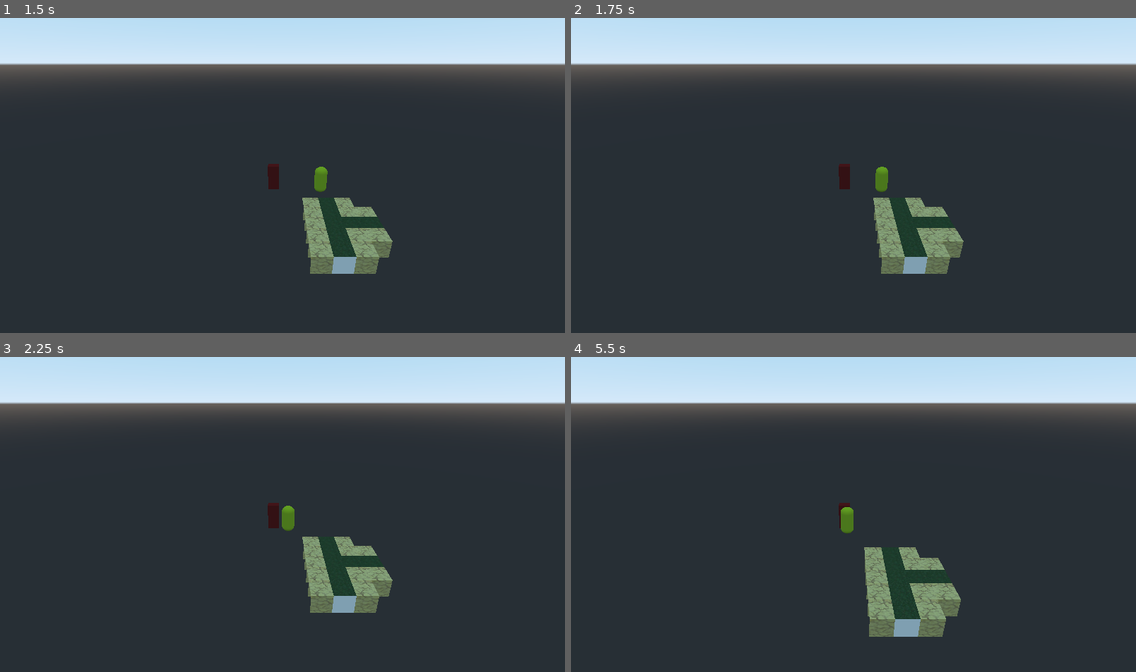
Above: before the commit, frames 1-4 (two rows, left to right).
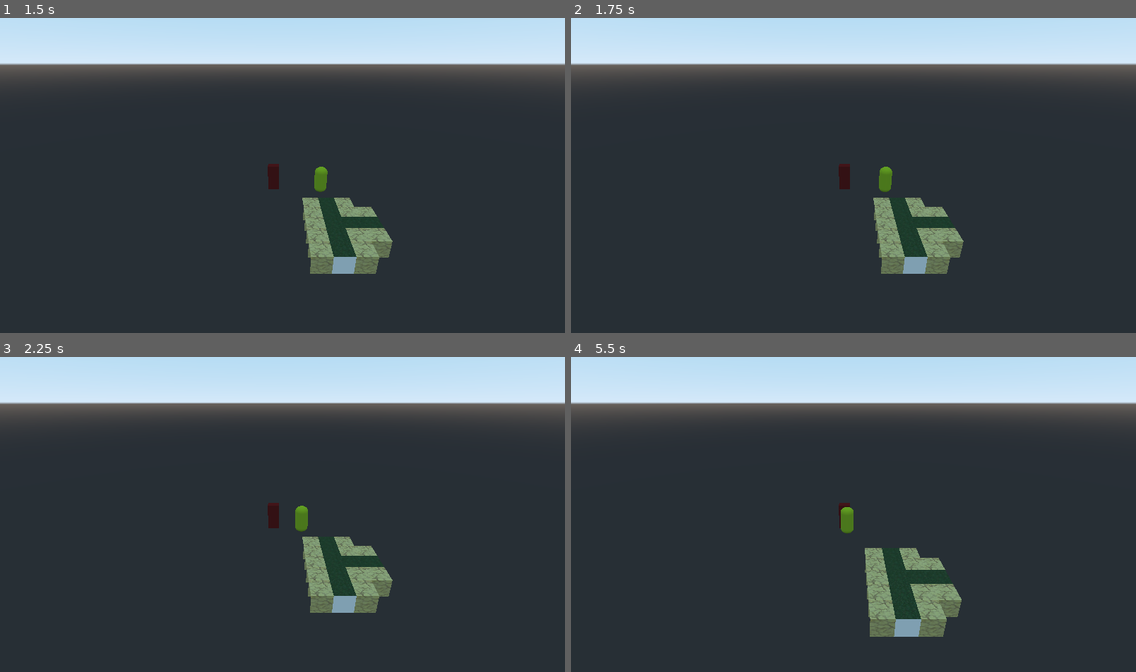
Above: after the commit, the same moments.

Repository: SkyanSam/CodedayFall2021
Game: Godot game, scene res://Game.tscn
Same seed, same stepped clock (60 frames per second), same inputs: the game is played once before the commit and once after it. The project has no main scene, so this scene is started directly.
Inputs:
- Up to frame 1 (1.5 s): hold A (a) 0.53-1.28 s; tap D (d) at 0.8, 1.35 s
- Up to frame 2 (1.75 s): tap Space (hair_blow) at 1.55 s
- Up to frame 3 (2.25 s): hold Space (hair_blow) from 2.03 s (still down)
- Up to frame 4 (5.5 s): tap S (s) at 2.3, 2.85 s; release Space (hair_blow) at 2.78 s; tap W (w) at 3.05 s; hold W (w) 3.53-4.28 s; tap A (a) at 3.8, 4.35 s; tap D (d) at 4.55 s; tap Enter at 5 s; hold D (d) from 5.03 s (still down); tap Space (hair_blow) at 5.3 s

Frame 1 is identical in both runs. In frame 2, 0.1% of the frame differs, in the area x 53-57%, y 47-56%; in frame 3, 0.3%; in frame 4, 0.4%, in the area x 51-70%, y 60-89%.

Commit message:
edits to hair blower effect?

Diff:
--- a/CodedayFall2021/Entities/Player.gd
+++ b/CodedayFall2021/Entities/Player.gd
@@ -7,6 +7,7 @@
 var velocity = Vector3()
 var degree_margin = 30
 var last_velocity = Vector3.ONE
+export var speed = 100
 # Called when the node enters the scene tree for the first time.
 func _ready():#setup
 	pass # Replace with function body.
@@ -20,13 +21,13 @@
 
 
 	if Input.get_action_strength("s"):
-		velocity.z = 100*delta
+		velocity.z = speed*delta
 	if Input.get_action_strength("a"):
-		velocity.x = -100*delta
+		velocity.x = -speed*delta
 	if Input.get_action_strength("w"):
-		velocity.z = -100*delta
+		velocity.z = -speed*delta
 	if Input.get_action_strength("d"):
-		velocity.x = 100*delta
+		velocity.x = speed*delta
 	#if Input.get_action_strength("ui_select") and $RayCast.is_colliding():
 			#velocity.y = 250*delta
 # warning-ignore:return_value_discarded
@@ -35,11 +36,15 @@
 		last_velocity = velocity
 
 	if (Input.get_action_strength("hair_blow")):
-
+		var vect = Vector2()
+		vect.angle()
 		for e in get_tree().get_nodes_in_group("Enemies"):
 			var diff = (e.translation - translation).normalized()
-			var enemy_dir_angle = rad2deg(atan2(diff.x, diff.y))
-			var player_dir_angle = rad2deg(atan2(last_velocity.normalized().x, last_velocity.normalized().y))
+			var diff2d = Vector2(diff.x, diff.z)
+			var enemy_dir_angle = rad2deg(diff2d.angle()) + 180
+			var last_velocity2d = Vector2(last_velocity.x, last_velocity.z)
+			var player_dir_angle = rad2deg(last_velocity2d.normalized().angle())
+			print("Hair dry with e" + str(enemy_dir_angle) + " and p" + str(player_dir_angle))
 			if (abs(enemy_dir_angle - player_dir_angle) < degree_margin):
 				e.player_push(-last_velocity)
 	# UH yeah hairblower doesnt WORK?!?!?
